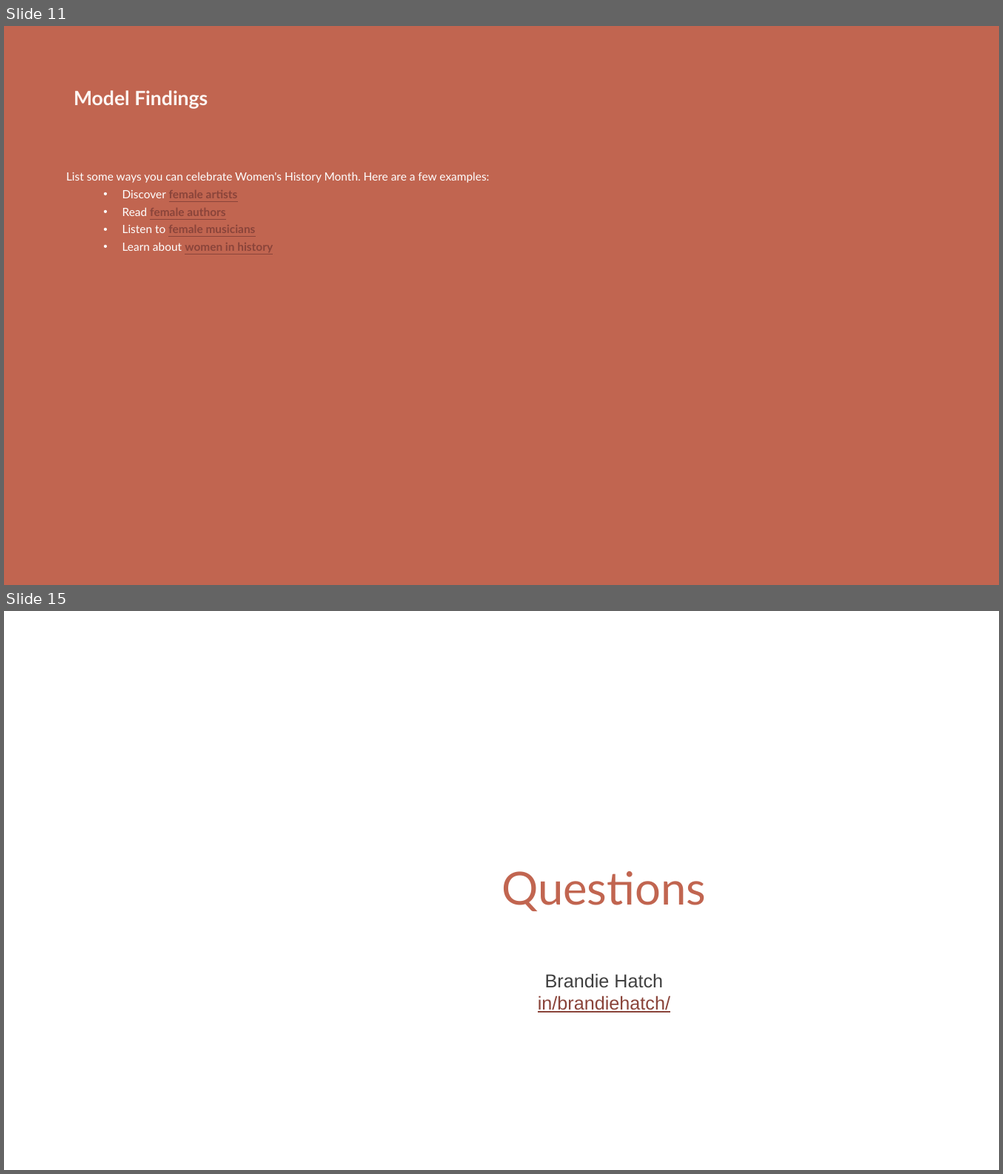
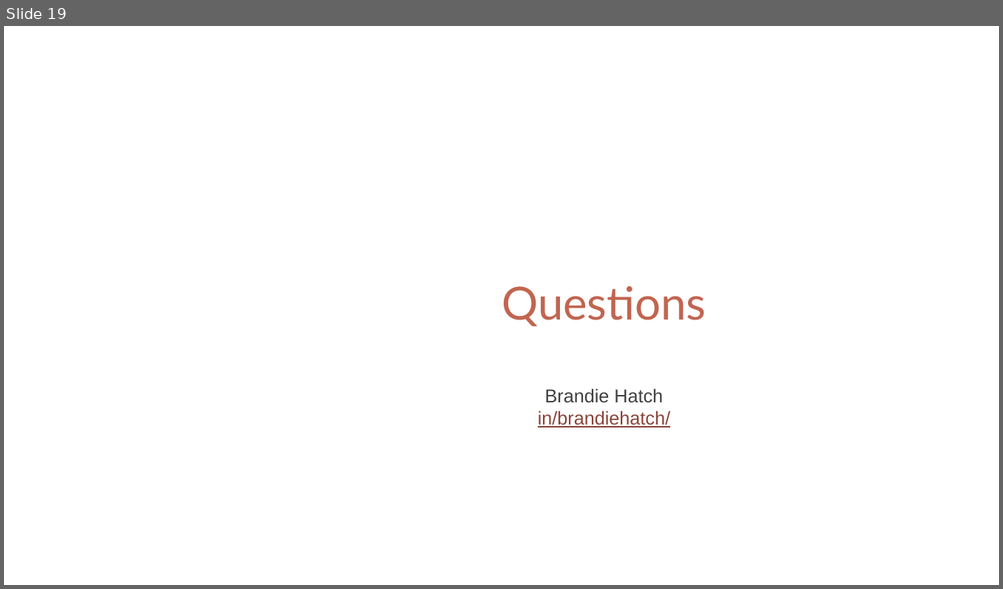
Before and after one commit to brandiehatch/capstone, a slide deck: capstone.pptx. Shown one above the other, each under a label of ours: slides 11 and 15 before the commit, slide 19 after it; the slides between them are not shown. The pictures are 1003x1174 and 1003x589 pixels, drawn with LibreOffice and Linux fonts; fonts in the diff are those of the drawing; background and template pictures are left out. Boxes give left, top, right and bottom in pixels: in the first picture for what was removed or moved away, otherwise in the second. Text is boxed around its words. In the diff, an @@ line names an element or a change of style, - is before the commit and + after.

```diff
--- a/capstone.pptx
+++ b/capstone.pptx
@@ slide 11 removed at (x1=4, y1=26, x2=999, y2=585), background #C16550 @@
@@ title removed at (x1=74, y1=90, x2=208, y2=109) @@
-Model Findings
@@ text removed at (x1=66, y1=172, x2=489, y2=252) @@
-List some ways you can celebrate Women's History Month. Here are a few examples:
-  • Discover female artists
-  • Read female authors
-  • Listen to female musicians
-  • Learn about women in history
@@ what was slide 15 is now slide 19 @@
```
Also in this commit, not shown: 3 slides changed, 10 slides added, 5 other slides removed, 12 other files.
